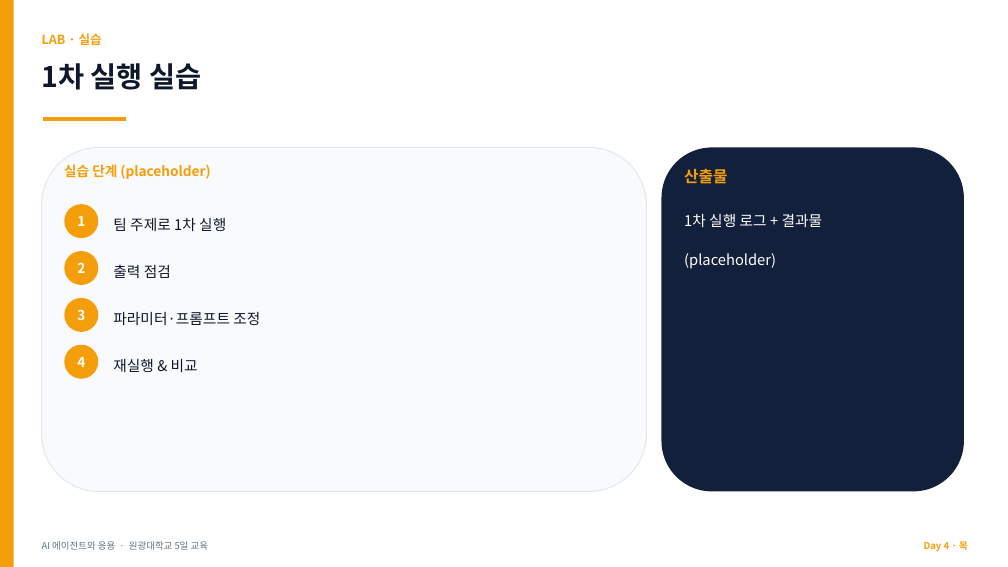
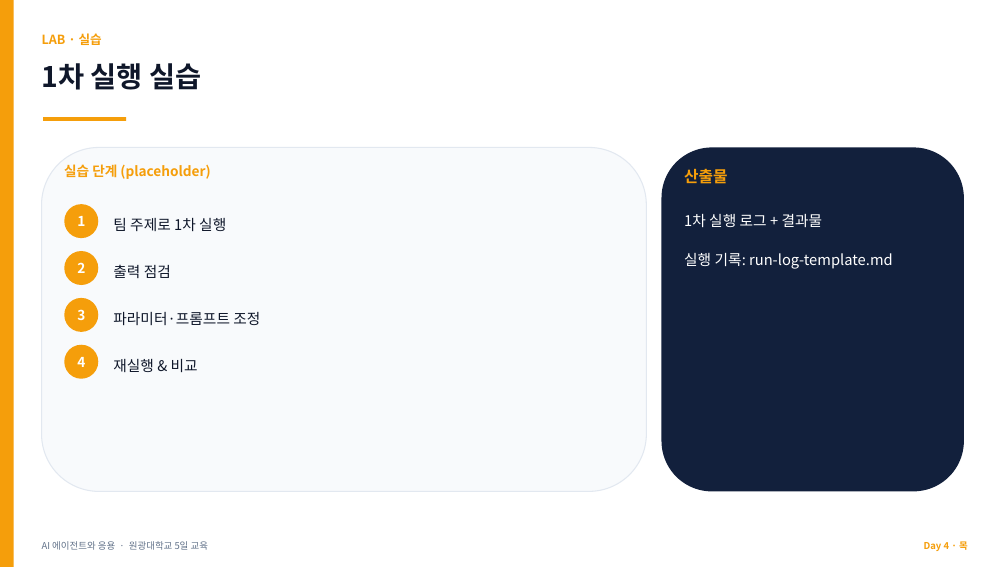
Before and after one commit to jyshin-22/wku-ai-agent-program, a slide deck: slide 15 of slides/day4.pptx. Drawn at 1008x567 pixels with LibreOffice and Linux fonts; fonts in the diff are those of the drawing. Boxes give left, top, right and bottom in pixels: in the first picture for what was removed or moved away, otherwise in the second. Text is boxed around its words. In the diff, an @@ line names an element or a change of style, - is before the commit and + after.

```diff
--- a/slides/day4.pptx
+++ b/slides/day4.pptx
@@ text at <box>684,214,893,269</box>: text changed @@
-1차 실행 로그 + 결과물
-(placeholder)
+1차 실행 로그 + 결과물
+실행 기록: run-log-template.md
```
Also in this commit, not shown: 3 other slides changed, 11 other files.
